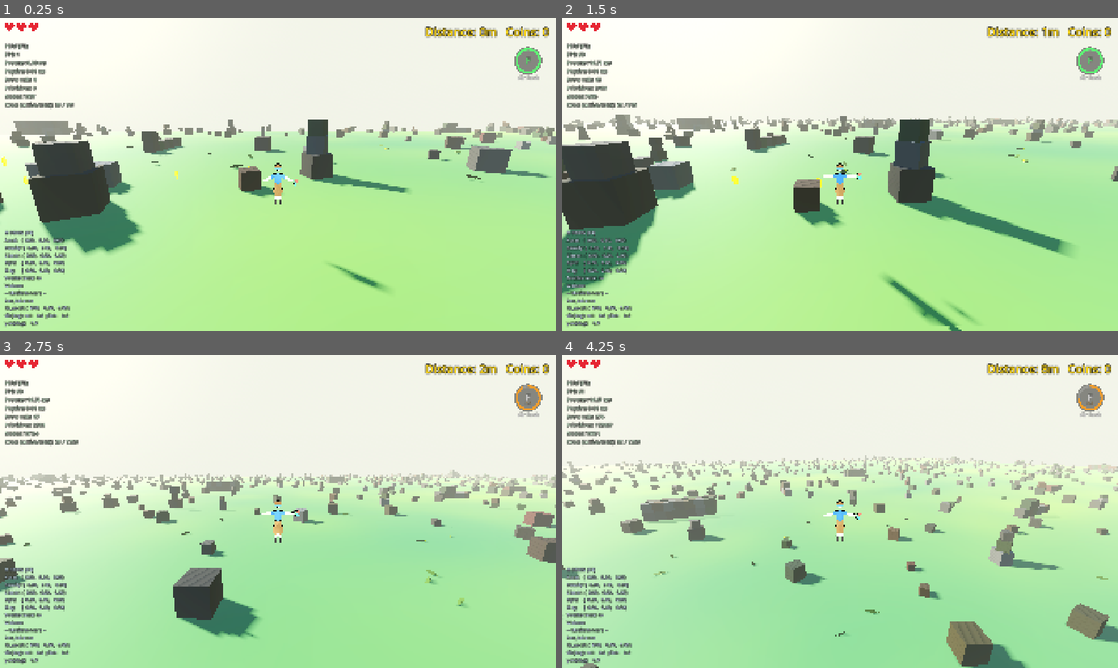
Above: before the commit, frames 1-4 (two rows, left to right).
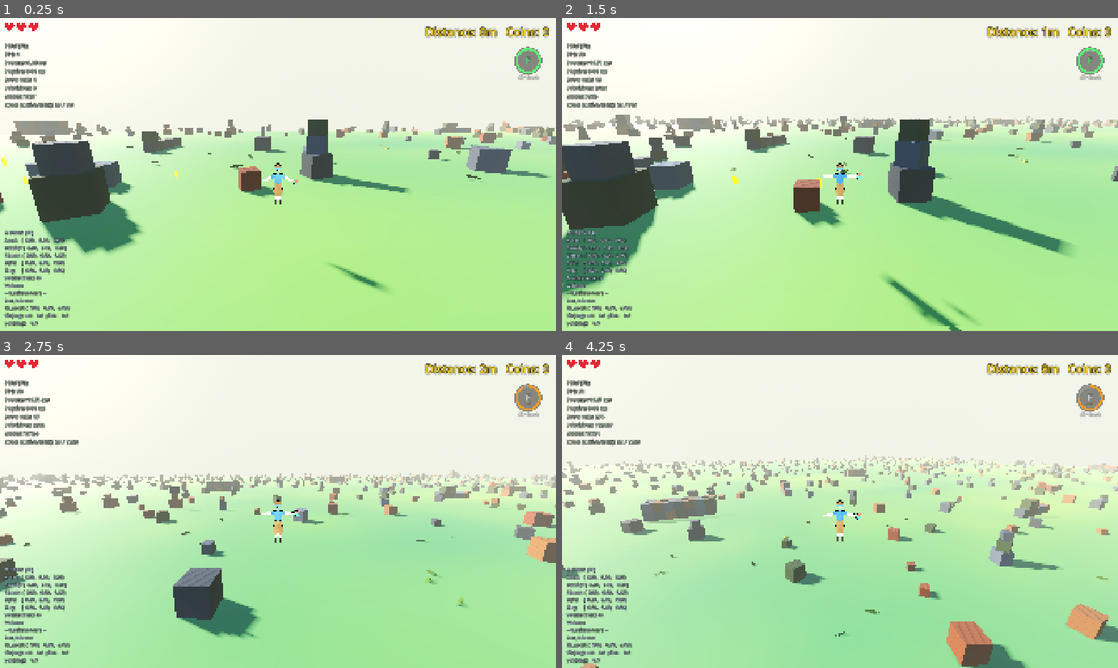
Above: after the commit, the same moments.

Repository: korjavin/godot-test1
Game: Godot game, scene res://scenes/main.tscn
The game is run twice, just before and just after one commit, with the same random seed, the same clock (stepped at 60 frames per second) and the same inputs.
Inputs (mouse positions are in pixels of both pictures, inside the frame that each line leads up to):
- Up to frame 1 (0.25 s): no input
- Up to frame 2 (1.5 s): tap Enter (ui_accept) at 0.5 s; move the mouse to (867, 174) at 0.52 s; hold Ctrl (duck) 0.53-1.28 s; hold W (move_forward) from 0.53 s (still down); tap Space (jump) at 0.77, 1.07 s; move the mouse to (812, 174) at 1.27 s; tap Shift (run) at 1.35 s
- Up to frame 3 (2.75 s): keep holding W (move_forward); tap Space (jump) at 1.52, 1.82 s; move the mouse to (289, 505) at 2.02 s; tap F (special_ability) at 2.1 s
- Up to frame 4 (4.25 s): keep holding W (move_forward); move the mouse to (834, 517) at 2.77 s; tap R (switch_character) at 2.85 s; tap Space (jump) at 3.02, 3.32, 3.77, 4.07 s; move the mouse to (878, 514) at 3.52 s; hold Ctrl (duck) from 3.53 s (still down)

The runs differ from the first frame. In frame 1, 0.5% of the frame differs, in the area x 30-99%, y 32-55%; in frame 2, 0.5%; in frame 3, 1.2%; in frame 4, 2.2%, in the area x 3-100%, y 32-100%.

Commit message:
feat: curated block colour ramps — three warm-undertone two-colour ramps (sandstone→terracotta, slate→blue-grey, olive→moss) each sampled by one lerp, RNG draw sequence preserved byte-for-byte (5/3/5 draws per branch incl. padding discards)

Diff:
--- a/scripts/endless_terrain.gd
+++ b/scripts/endless_terrain.gd
@@ -413,6 +413,19 @@
 ## per instance, we use one mid-range value for all blocks. (We still CONSUME the
 ## same RNG call in create_box so the deterministic world layout is unchanged.)
 const SHARED_BLOCK_ROUGHNESS: float = 0.85
+
+## Curated block colour ramps (Task 8 of the rendering pass). The old code rolled
+## each colour channel independently, which gave muddy, uncoordinated blocks. Now
+## each of the three block "families" is a hand-picked two-colour RAMP sharing a
+## warm undertone, and a block samples its ramp with ONE lerp — so every block
+## still varies, but along an art-directed line instead of a random RGB cube.
+## (The RNG draw count in create_box is unchanged — see the determinism note there.)
+const RAMP_SANDSTONE_A := Color(0.72, 0.58, 0.42)  # warm sandstone …
+const RAMP_SANDSTONE_B := Color(0.65, 0.38, 0.28)  # … to terracotta
+const RAMP_SLATE_A := Color(0.38, 0.40, 0.45)      # slate …
+const RAMP_SLATE_B := Color(0.55, 0.58, 0.63)      # … to blue-grey
+const RAMP_MOSS_A := Color(0.42, 0.45, 0.26)       # olive …
+const RAMP_MOSS_B := Color(0.30, 0.42, 0.28)       # … to moss
 
 func _get_shared_unit_box_mesh() -> BoxMesh:
 	"""
@@ -1259,31 +1272,33 @@
 	@param block_body: The chunk's single shared StaticBody3D; we add this block's
 	                   CollisionShape3D child to it (see WHY note above).
 	"""
-	# ----- Pick the earthy colour (UNCHANGED logic) ------------------------------
+	# ----- Pick the block colour from a curated ramp -----------------------------
 	# IMPORTANT (determinism): the chunk's world layout is seeded from this same RNG.
 	# If we changed how many random numbers we draw here, every later block/crocodile/
-	# coin in the chunk would shift. So we keep the colour draws EXACTLY as before
-	# (same randi_range(0,2) branch, same randf_range ranges), and we still consume
-	# the roughness randf_range below even though the MultiMesh uses one shared
-	# roughness — preserving the RNG sequence keeps the world identical.
+	# coin in the chunk would shift. The COLOURS changed (per-channel randoms → curated
+	# ramps, see the RAMP_* consts up top), but the DRAWS did not: same randi_range(0,2)
+	# selector, then per branch the SAME number of randf_range calls with the SAME
+	# argument ranges as the old code. The FIRST draw in each branch becomes the ramp
+	# position `t` (normalised to 0..1 via inverse_lerp of its own range); the extra
+	# draws that used to feed the other channels are consumed and DISCARDED purely to
+	# advance the RNG — exactly like the roughness discard below. Keeping the calls
+	# textually parallel to the old ones makes the sequence preservation auditable.
 	var chosen_color: Color
 	var color_choice := rng.randi_range(0, 2)
 	match color_choice:
-		0:  # Brown rocks
-			chosen_color = Color(
-				rng.randf_range(0.3, 0.5),
-				rng.randf_range(0.2, 0.4),
-				rng.randf_range(0.1, 0.3)
-			)
-		1:  # Gray stones
-			var gray := rng.randf_range(0.3, 0.6)
-			chosen_color = Color(gray, gray, gray)
-		2:  # Dark green (mossy)
-			chosen_color = Color(
-				rng.randf_range(0.1, 0.3),
-				rng.randf_range(0.3, 0.5),
-				rng.randf_range(0.1, 0.3)
-			)
+		0:  # Warm sandstone → terracotta (was: brown rocks, 3 draws — still 3)
+			var t := inverse_lerp(0.3, 0.5, rng.randf_range(0.3, 0.5))
+			rng.randf_range(0.2, 0.4)  # discarded — RNG-sequence padding (see note above)
+			rng.randf_range(0.1, 0.3)  # discarded — RNG-sequence padding
+			chosen_color = RAMP_SANDSTONE_A.lerp(RAMP_SANDSTONE_B, t)
+		1:  # Slate → blue-grey (was: gray stones, 1 draw — still 1)
+			var t := inverse_lerp(0.3, 0.6, rng.randf_range(0.3, 0.6))
+			chosen_color = RAMP_SLATE_A.lerp(RAMP_SLATE_B, t)
+		2:  # Olive → moss (was: dark green, 3 draws — still 3)
+			var t := inverse_lerp(0.1, 0.3, rng.randf_range(0.1, 0.3))
+			rng.randf_range(0.3, 0.5)  # discarded — RNG-sequence padding
+			rng.randf_range(0.1, 0.3)  # discarded — RNG-sequence padding
+			chosen_color = RAMP_MOSS_A.lerp(RAMP_MOSS_B, t)
 
 	# Still DRAW the roughness random value to keep the RNG sequence identical to the
 	# old code (so the procedural world is unchanged). The value itself is discarded:
Not shown, changed: docs/plans/20260814-rendering-perf-look.md
